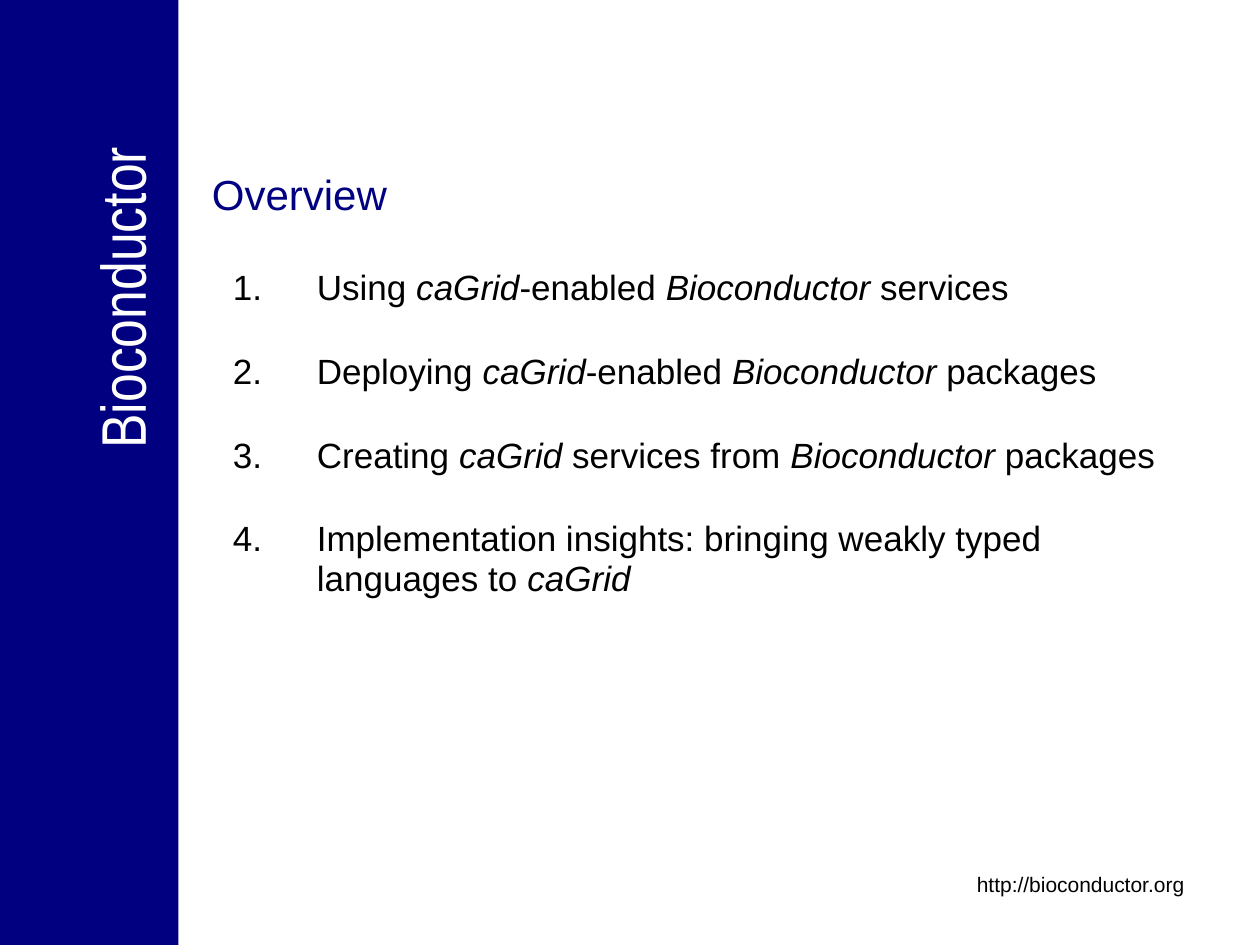
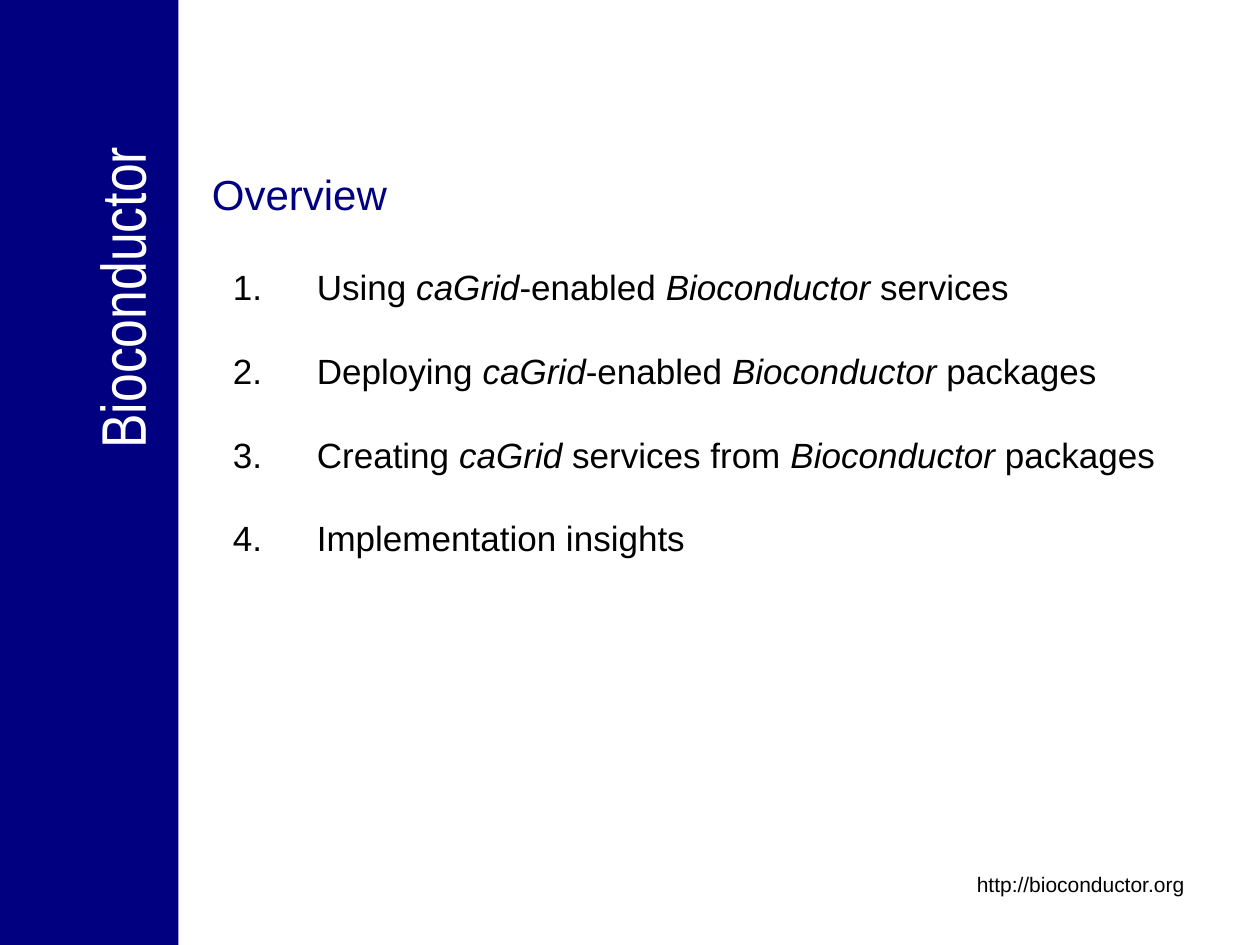
Before and after one commit to NCIP/bioconductor_v1, a slide deck: slide 2 of trunk/bioconductor/Presentations/caBIG_Annual_Meeting_2007_Tech_Demo.ppt. Drawn at 1260x945 pixels with LibreOffice and Linux fonts; fonts in the diff are those of the drawing; background and template pictures are left out. Boxes give left, top, right and bottom in pixels: in the first picture for what was removed or moved away, otherwise in the second. Text is boxed around its words. In the diff, an @@ line names an element or a change of style, - is before the commit and + after.

```diff
--- a/trunk/bioconductor/Presentations/caBIG_Annual_Meeting_2007_Tech_Demo.ppt
+++ b/trunk/bioconductor/Presentations/caBIG_Annual_Meeting_2007_Tech_Demo.ppt
@@ text at bbox=[317, 525, 685, 558]: text changed @@
-4. Implementation insights: bringing weakly typed languages to caGrid
+4. Implementation insights
```
Also in this commit, not shown: 10 slides added, 3 slides removed.
